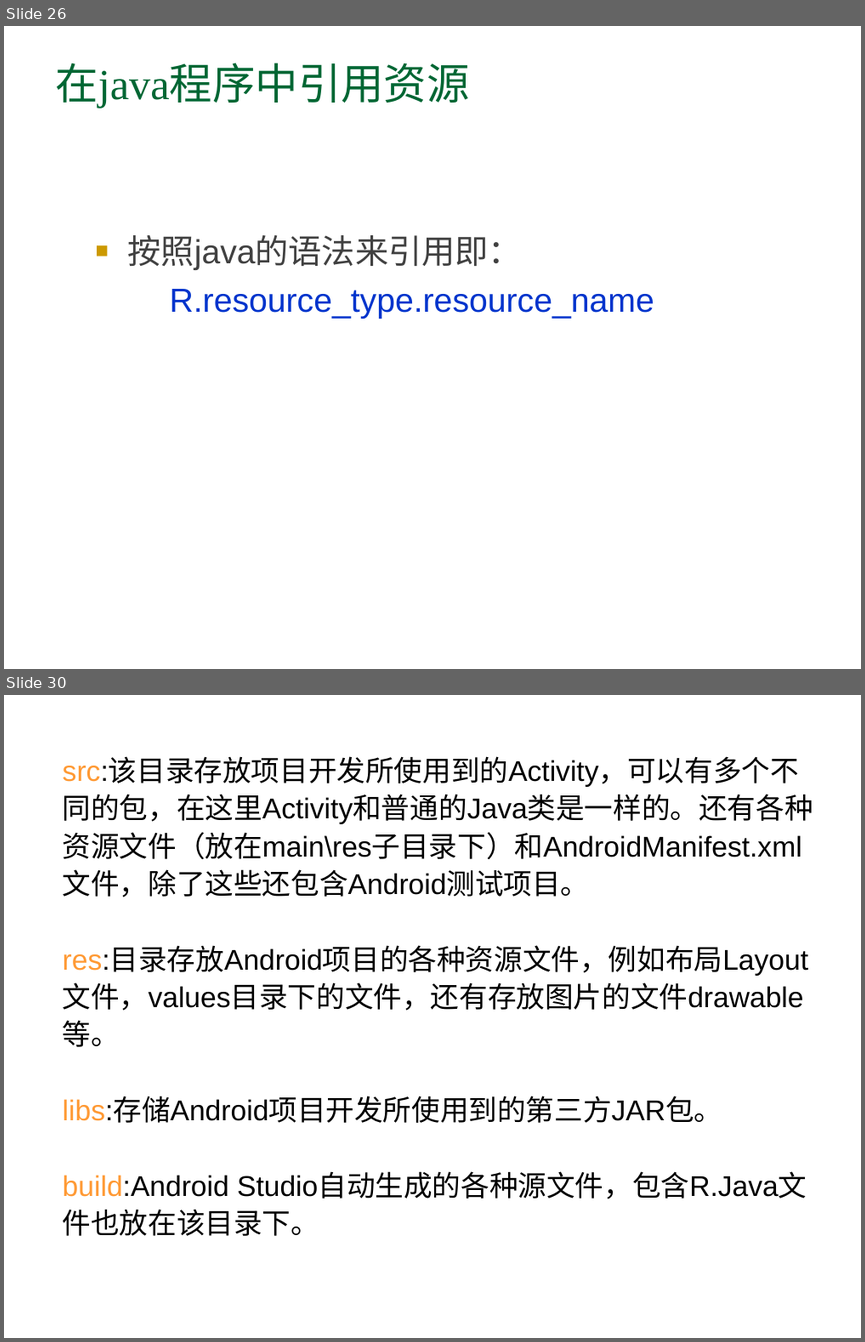
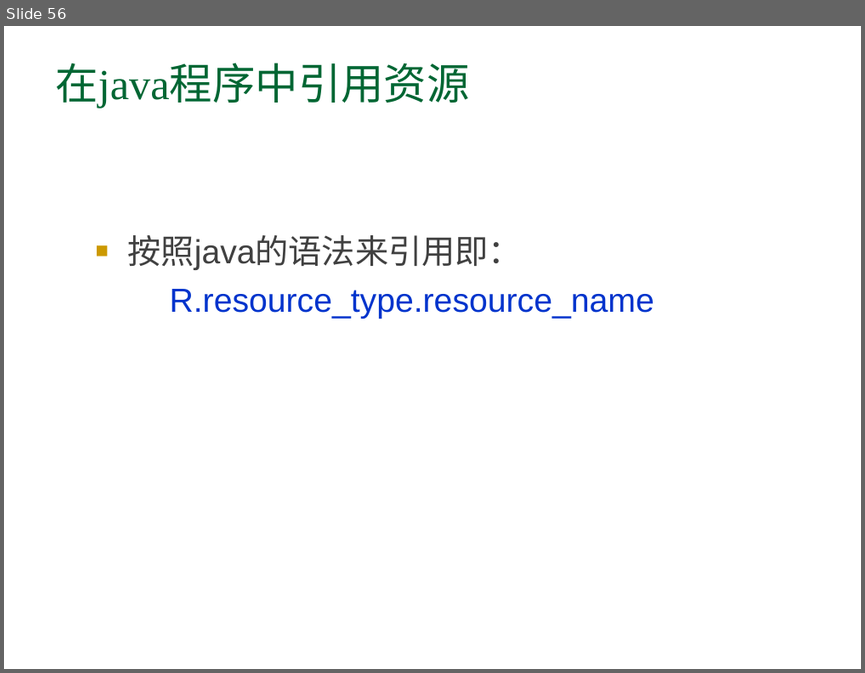
Before and after one commit to arnold117/AndroidProgramming, a slide deck: slides/第二讲 Android入门和简单程序设计.ppt. Shown one above the other, each under a label of ours: slides 26 and 30 before the commit, slide 56 after it; the slides between them are not shown. The pictures are 865x1342 and 865x673 pixels, drawn with LibreOffice and Linux fonts; fonts in the diff are those of the drawing. Boxes give left, top, right and bottom in pixels: in the first picture for what was removed or moved away, otherwise in the second. Text is boxed around its words. In the diff, an @@ line names an element or a change of style, - is before the commit and + after.

```diff
--- a/slides/第二讲 Android入门和简单程序设计.ppt
+++ b/slides/第二讲 Android入门和简单程序设计.ppt
@@ slide 30 removed at [4, 695, 861, 1338], background #FFFFFF @@
@@ text removed at [63, 758, 813, 1236] @@
-src:该目录存放项目开发所使用到的Activity，可以有多个不同的包，在这里Activity和普通的Java类是一样的。还有各种资源文件（放在main\res子目录下）和AndroidManifest.xml文件，除了这些还包含Android测试项目。
-res:目录存放Android项目的各种资源文件，例如布局Layout文件，values目录下的文件，还有存放图片的文件drawable等。
-libs:存储Android项目开发所使用到的第三方JAR包。
-build:Android Studio自动生成的各种源文件，包含R.Java文件也放在该目录下。
@@ what was slide 26 is now slide 56 @@
```
Also in this commit, not shown: 13 slides changed, 10 slides added, 7 other slides removed, 1 other file.
